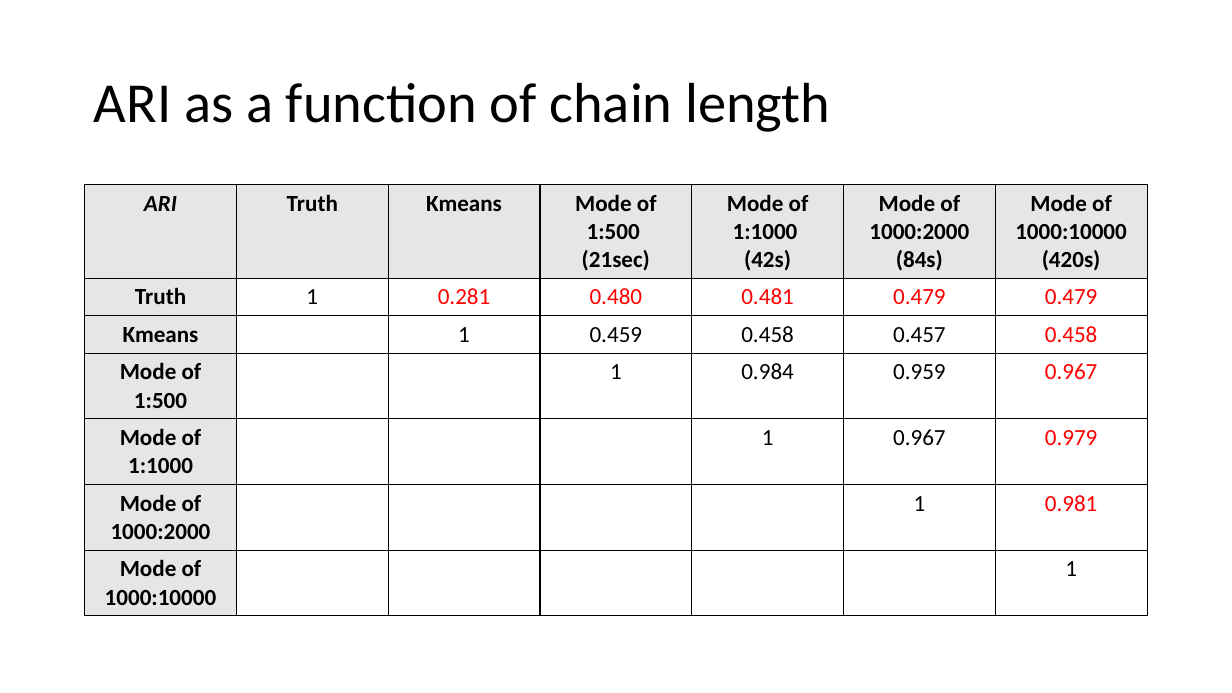
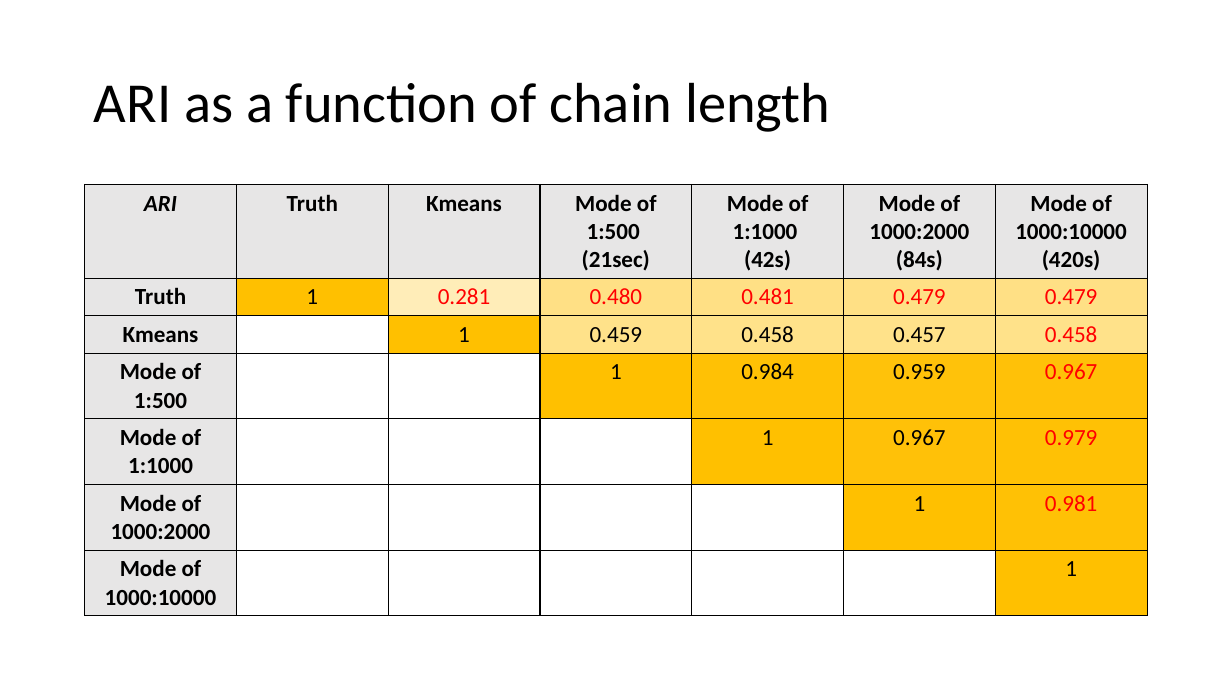
Before and after one commit to edward130603/BayesSpace, a slide deck: slide 5 of output/slides/slides_5-22.pptx. Drawn at 1232x693 pixels with LibreOffice and Linux fonts; fonts in the diff are those of the drawing. Boxes give left, top, right and bottom in pixels: in the first picture for what was removed or moved away, otherwise in the second. Text is boxed around its words. In the diff, an @@ line names an element or a change of style, - is before the commit and + after.

```diff
--- a/output/slides/slides_5-22.pptx
+++ b/output/slides/slides_5-22.pptx
@@ table at <box>85,185,1146,611</box> @@
@@ fill none to #FFC000 in 6 cells @@
@@ fill none to #FFC000 at 28% opacity in row 2, column 3 @@
@@ fill none to #FFC000 at 48% opacity in 4 cells @@
@@ fill none to #FFC000 at 46% opacity in 4 cells @@
@@ fill none to #FFC000 at 98% opacity in 3 cells @@
@@ fill none to #FFC000 at 96% opacity in row 4, column 6 @@
@@ fill none to #FFC000 at 97% opacity in 2 cells @@
```
Also in this commit, not shown: 1 other slide changed, 2 slides added, 4 other files.
